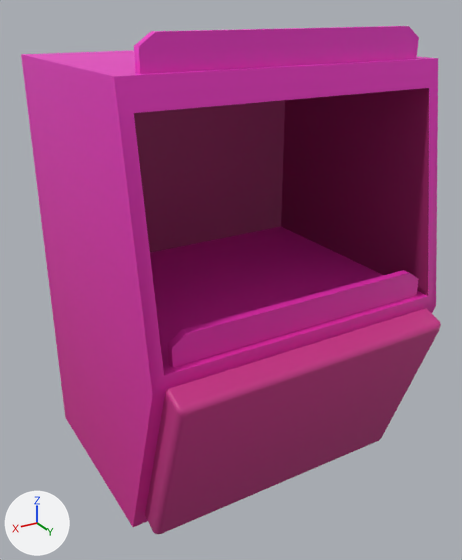
An edit to the FBX model Unity/Assets/Models/Shelf_Tiny_Candy.fbx, drawn before and after from the same camera.
Rendered twice from a camera (50 mm lens) standing at (0.0265, 0.108, 0.0752) and looking at (-0.0235, 0.0247, 0.0335). Arrows for +X, +Y and +Z are at lower left; the lights stay in place. Where no turn or scale is listed for an object, it has been applied to the vertices. Vertices at the same position are counted once.

The first picture shows 'Shelf_Tiny_Candy'.
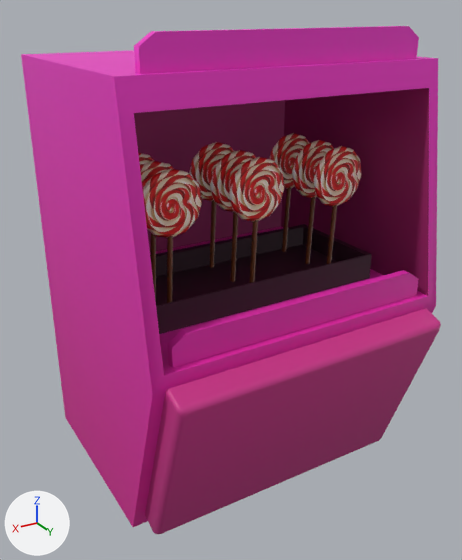
Changed parts and their boxes [x1, y1, x2, y2] in the pictures (462 x 560 px):
part 1 of me_mesh, added
    after: [138, 133, 372, 334]

Patch to the scene script:
```diff
--- a/Unity/Assets/Models/Shelf_Tiny_Candy.fbx.py
+++ b/Unity/Assets/Models/Shelf_Tiny_Candy.fbx.py
@@ img_grape_02_png @@
+img_grape_02_png = load_image('grape_02.png', '../../../Art/Textures/grape_02.png', 8, 512, 'sRGB')
@@ img_food_png @@
+img_food_png = load_image('food.png', '../../../Art/Textures/food.png', 512, 512, 'sRGB')
@@ img_brown_02_png @@
+img_brown_02_png = load_image('brown_02.png', '../../../Art/Textures/brown_02.png', 8, 512, 'sRGB')
@@ mat_grape_02_m @@
+mat_grape_02_m = principled_material('grape_02_M')
+mat_grape_02_m.texture = img_grape_02_png
@@ mat_surfaceshader4 @@
+mat_surfaceshader4 = principled_material('surfaceShader4')
+mat_surfaceshader4.texture = img_food_png
@@ mat_brown_02_m @@
+mat_brown_02_m = principled_material('brown_02_M')
+mat_brown_02_m.texture = img_brown_02_png
@@ me_mesh @@
 # used by ob_shelf_tiny_candy; location = (0.0, 0.0, 0.0)
-me_mesh.from_pydata(...)  # 125 vertices, 112 faces; spans x -0.0499..0.0, y 0.0..0.0484, z 0.0..0.0724
+me_mesh.from_pydata(...)  # 573 vertices, 567 faces; spans x -0.0499..0.0, y 0.0..0.0484, z 0.0..0.0724
+# me_mesh part 1: 448 vertices added at x -0.0451..-0.0048, y 0.0157..0.0343, z 0.0317..0.0548
 me_mesh.materials.append(mat_pink_02_m)
 me_mesh.materials.append(mat_pink_01_m)
+me_mesh.materials.append(mat_brown_02_m)  # picture img_brown_02_png
+me_mesh.materials.append(mat_surfaceshader4)  # picture img_food_png
+me_mesh.materials.append(mat_grape_02_m)  # picture img_grape_02_png
```
